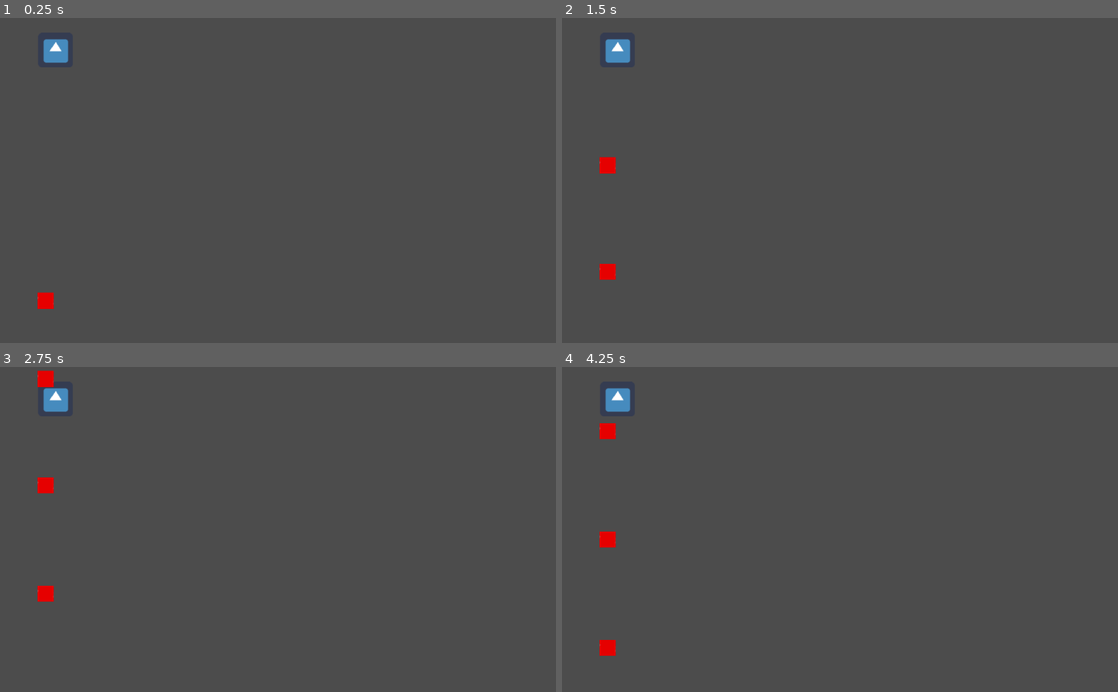
Above: before the commit, frames 1-4 (two rows, left to right).
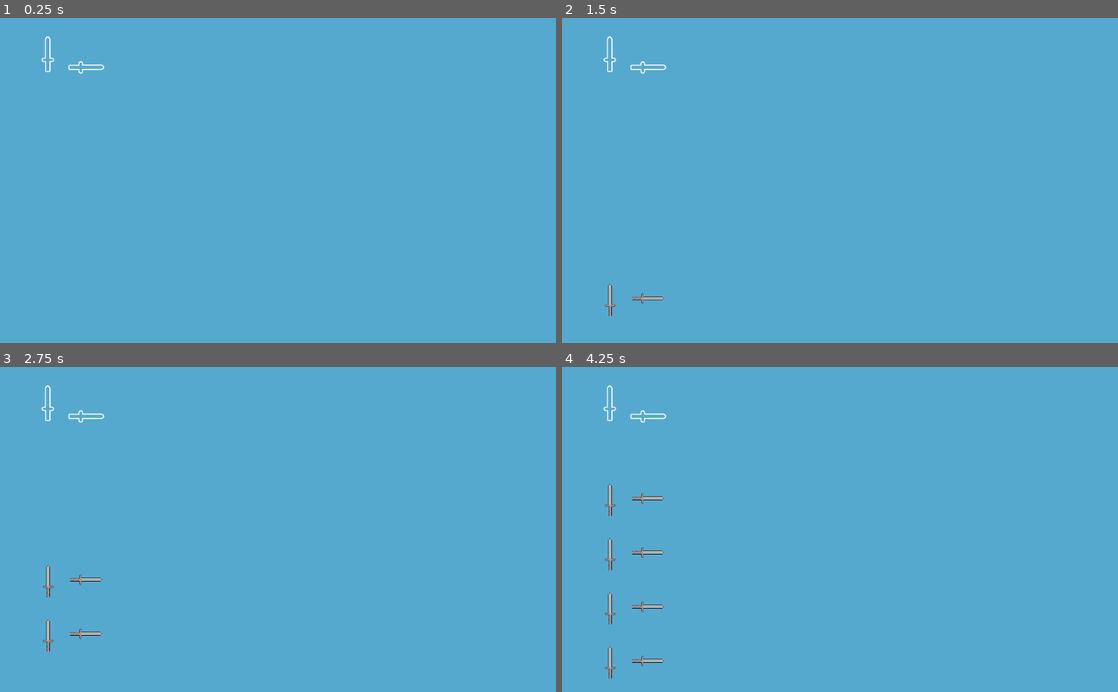
Above: after the commit, the same moments.

Repository: alexaverill/GameOff2018
Game: Godot game, scene res://TestScene.tscn
Two runs of this game, one before a commit and one after it. Both use one fixed random seed, a clock stepped at 60 frames per second and the inputs below. The engine's default icon, where the game draws it, is replaced by a stand-in: a white triangle on a blue panel in a dark square.
Inputs:
- Up to frame 1 (0.25 s): no input
- Up to frame 2 (1.5 s): hold Right (ui_right) 0.53-1.28 s
- Up to frame 3 (2.75 s): hold Right (ui_right) from 2.03 s (still down)
- Up to frame 4 (4.25 s): release Right (ui_right) at 3.53 s

The runs differ from the first frame. In frame 1, 100% of the frame differs, in the area x 0-100%, y 0-100%; in frame 2, 100%; in frame 3, 100%; in frame 4, 100%.
Error before the commit: Parse Error: The identifier "score" isn't declared in the current scope. (res://Scipts/Note.gd:26)

Commit message:
Adding new art, working on DDR aspects

Diff:
--- a/Note.tscn
+++ /dev/null
@@ -1,51 +0,0 @@
-[gd_scene load_steps=5 format=2]
-
-[ext_resource path="res://Scipts/Note.gd" type="Script" id=1]
-[ext_resource path="res://Scipts/KinematicBody2D.gd" type="Script" id=2]
-[ext_resource path="res://ArtAssets/TempAssets/RedSprite.png" type="Texture" id=3]
-
-[sub_resource type="RectangleShape2D" id=1]
-
-custom_solver_bias = 0.0
-extents = Vector2( 30.6093, 31.8404 )
-
-[node name="Note" type="Node2D"]
-
-position = Vector2( 83.5689, 571.595 )
-scale = Vector2( 0.484806, 0.46875 )
-script = ExtResource( 1 )
-_sections_unfolded = [ "Collision", "collision" ]
-
-[node name="KinematicBody2D" type="KinematicBody2D" parent="." index="0"]
-
-input_pickable = false
-collision_layer = 6
-collision_mask = 6
-collision/safe_margin = 0.08
-script = ExtResource( 2 )
-_sections_unfolded = [ "Collision" ]
-speed = 200
-
-[node name="Sprite" type="Sprite" parent="KinematicBody2D" index="0"]
-
-position = Vector2( 1.3732, 0.847321 )
-scale = Vector2( 1.53134, 1.55764 )
-texture = ExtResource( 3 )
-
-[node name="Area2D" type="Area2D" parent="KinematicBody2D" index="1"]
-
-input_pickable = true
-gravity_vec = Vector2( 0, 1 )
-gravity = 98.0
-linear_damp = 0.1
-angular_damp = 1.0
-collision_layer = 6
-collision_mask = 6
-audio_bus_override = false
-audio_bus_name = "Master"
-_sections_unfolded = [ "Audio Bus", "Collision" ]
-
-[node name="CollisionShape2D" type="CollisionShape2D" parent="KinematicBody2D/Area2D" index="0"]
-
-position = Vector2( 1.32822, 0.915771 )
-shape = SubResource( 1 )
--- a/Scipts/Note.gd
+++ b/Scipts/Note.gd
@@ -2,9 +2,17 @@
 
 var isInArea = false
 var recieverId = 1 setget setId
+var localRotation = 0 setget setRotation
+
 signal noteIn(id,score)
 func setId(newId):
 	recieverId = newId
+
+func setRotation(angle):
+	localRotation = (angle * PI )/180
+	rotate(localRotation)
+
+
 func _ready():
 	get_node("KinematicBody2D/Area2D").connect("area_entered",self,"handleCollisionEnter")
 	get_node("KinematicBody2D/Area2D").connect("area_exited",self,"handleCollisionExit")
@@ -23,4 +31,4 @@
 
 func _process(delta):
 	if Input.is_action_pressed("ui_right") and isInArea:
-		emit_signal("noteIn",recieverId,score)
+		emit_signal("noteIn",recieverId,1)
--- a/Scipts/TestScene.gd
+++ b/Scipts/TestScene.gd
@@ -3,20 +3,34 @@
 # class member variables go here, for example:
 # var a = 2
 # var b = "textvar"
-var note = preload("res://Note.tscn")
+var note = preload("res://SwordNote.tscn")
+var verticalSwordRecieverX
+var horizontalSwordRecieverX
 var noteNode
 func _ready():
-	# Called when the node is added to the scene for the first time.
-	# Initialization here
-	instantiateNote();
-	pass
-func instantiateNote():
+	horizontalSwordRecieverX = get_node("HorizontalSword").position.x
+	print(horizontalSwordRecieverX)
+	verticalSwordRecieverX = get_node("VerticalSword").position.x
+
+func instantiateVerticalSword():
 	noteNode = note.instance()
+	noteNode.position.x = verticalSwordRecieverX + 2.8
 	add_child(noteNode)
 	noteNode.connect("noteIn",self,"handleNoteSignal")
 	pass
+func instantiateHorizontalSword():
+	noteNode = note.instance()
+	noteNode.setRotation(90)
+	noteNode.position.x = horizontalSwordRecieverX
+	add_child(noteNode)
+	noteNode.connect("noteIn",self,"handleNoteSignal")
+	pass
+
+func instantiateNote():
+	instantiateVerticalSword()
+	instantiateHorizontalSword()
+	pass
 func handleNoteSignal(id,score):
-	print("SIGNAL RECIEVED")
 	print(id)
 func _on_Timer_timeout():
 	instantiateNote()
--- /dev/null
+++ b/SwordNote.tscn
@@ -0,0 +1,118 @@
+[gd_scene load_steps=7 format=2]
+
+[ext_resource path="res://Scipts/Note.gd" type="Script" id=1]
+[ext_resource path="res://Scipts/KinematicBody2D.gd" type="Script" id=2]
+[ext_resource path="res://ArtAssets/TempAssets/swordIcon.png" type="Texture" id=3]
+[ext_resource path="res://ArtAssets/TempAssets/trailParticle.png" type="Texture" id=4]
+
+[sub_resource type="RectangleShape2D" id=1]
+
+custom_solver_bias = 0.0
+extents = Vector2( 14.3654, 50.2656 )
+
+[sub_resource type="ParticlesMaterial" id=2]
+
+render_priority = 0
+trail_divisor = 1
+emission_shape = 0
+flag_align_y = false
+flag_rotate_y = false
+flag_disable_z = true
+spread = 45.0
+flatness = 0.0
+gravity = Vector3( 0, 98, 0 )
+initial_velocity = 1.0
+initial_velocity_random = 0.0
+angular_velocity = 0.0
+angular_velocity_random = 0.0
+orbit_velocity = 0.0
+orbit_velocity_random = 0.0
+linear_accel = 0.0
+linear_accel_random = 0.0
+radial_accel = 0.0
+radial_accel_random = 0.0
+tangential_accel = 0.0
+tangential_accel_random = 0.0
+damping = 0.0
+damping_random = 0.0
+angle = 0.0
+angle_random = 0.0
+scale = 3.0
+scale_random = 0.0
+color = Color( 1, 1, 1, 1 )
+hue_variation = 0.0
+hue_variation_random = 0.0
+anim_speed = 0.0
+anim_speed_random = 0.0
+anim_offset = 0.0
+anim_offset_random = 0.0
+anim_loop = false
+_sections_unfolded = [ "Emission Shape", "Scale" ]
+
+[node name="SwordNote" type="Node2D"]
+
+position = Vector2( 83.5689, 571.595 )
+scale = Vector2( 0.6, 0.6 )
+script = ExtResource( 1 )
+_sections_unfolded = [ "Collision", "Transform", "collision" ]
+
+[node name="KinematicBody2D" type="KinematicBody2D" parent="." index="0"]
+
+input_pickable = false
+collision_layer = 6
+collision_mask = 6
+collision/safe_margin = 0.08
+script = ExtResource( 2 )
+_sections_unfolded = [ "Collision" ]
+speed = 200
+
+[node name="Sprite" type="Sprite" parent="KinematicBody2D" index="0"]
+
+position = Vector2( 1.3732, 0.847351 )
+z_index = 1
+texture = ExtResource( 3 )
+_sections_unfolded = [ "Transform", "Z Index" ]
+
+[node name="Area2D" type="Area2D" parent="KinematicBody2D" index="1"]
+
+position = Vector2( 2.17427, 0.562012 )
+input_pickable = true
+gravity_vec = Vector2( 0, 1 )
+gravity = 98.0
+linear_damp = 0.1
+angular_damp = 1.0
+collision_layer = 6
+collision_mask = 6
+audio_bus_override = false
+audio_bus_name = "Master"
+_sections_unfolded = [ "Audio Bus", "Collision", "Transform" ]
+
+[node name="CollisionShape2D" type="CollisionShape2D" parent="KinematicBody2D/Area2D" index="0"]
+
+position = Vector2( -8.09473, 0.85675 )
+shape = SubResource( 1 )
+
+[node name="Particles2D" type="Particles2D" parent="KinematicBody2D" index="2"]
+
+visible = false
+position = Vector2( 0.575333, 56.0637 )
+scale = Vector2( 0.942693, 1.64862 )
+emitting = true
+amount = 20
+lifetime = 1.0
+one_shot = false
+preprocess = 0.0
+speed_scale = 1.0
+explosiveness = 0.0
+randomness = 1.0
+fixed_fps = 0
+fract_delta = true
+visibility_rect = Rect2( -100, -100, 200, 200 )
+local_coords = true
+draw_order = 0
+process_material = SubResource( 2 )
+texture = ExtResource( 4 )
+normal_map = null
+h_frames = 1
+v_frames = 1
+_sections_unfolded = [ "Drawing", "Material", "Process Material", "Textures", "Time", "Z Index" ]
--- a/TestScene.tscn
+++ b/TestScene.tscn
@@ -3,7 +3,7 @@
 [ext_resource path="res://Scipts/TestScene.gd" type="Script" id=1]
 [ext_resource path="res://Scipts/Wall.gd" type="Script" id=2]
 [ext_resource path="res://Scipts/NoteReciever.gd" type="Script" id=3]
-[ext_resource path="res://ArtAssets/icon.png" type="Texture" id=4]
+[ext_resource path="res://ArtAssets/TempAssets/SwordOutlines.png" type="Texture" id=4]
 
 [sub_resource type="RectangleShape2D" id=1]
 
@@ -13,7 +13,7 @@
 [sub_resource type="RectangleShape2D" id=2]
 
 custom_solver_bias = 0.0
-extents = Vector2( 35.1924, 33.4326 )
+extents = Vector2( 19.1109, 57.4026 )
 
 [node name="Root" type="Node" index="0"]
 
@@ -50,11 +50,12 @@
 one_shot = false
 autostart = true
 
-[node name="NoteReciever" type="Area2D" parent="." index="2" groups=[
+[node name="VerticalSword" type="Area2D" parent="." index="2" groups=[
 "reciever",
 ]]
 
-position = Vector2( 102.335, 59.4409 )
+position = Vector2( 88.2877, 67.9771 )
+scale = Vector2( 0.371359, 1.07969 )
 input_pickable = true
 gravity_vec = Vector2( 0, 1 )
 gravity = 98.0
@@ -67,12 +68,46 @@
 script = ExtResource( 3 )
 _sections_unfolded = [ "Collision", "Transform" ]
 
-[node name="Sprite" type="Sprite" parent="NoteReciever" index="0"]
+[node name="Sprite" type="Sprite" parent="VerticalSword" index="0"]
 
+position = Vector2( 7.61169, 0.276604 )
+scale = Vector2( 1.63249, 0.581283 )
 texture = ExtResource( 4 )
 
-[node name="CollisionShape2D" type="CollisionShape2D" parent="NoteReciever" index="1"]
+[node name="CollisionShape2D" type="CollisionShape2D" parent="VerticalSword" index="1"]
 
+position = Vector2( -0.3396, 0.439877 )
+scale = Vector2( 1.61569, 0.555715 )
+shape = SubResource( 2 )
+
+[node name="HorizontalSword" type="Area2D" parent="." index="3" groups=[
+"reciever",
+]]
+
+position = Vector2( 159.081, 94.0151 )
+rotation = 1.5708
+scale = Vector2( 0.6, 0.6 )
+input_pickable = true
+gravity_vec = Vector2( 0, 1 )
+gravity = 98.0
+linear_damp = 0.1
+angular_damp = 1.0
+collision_layer = 4
+collision_mask = 4
+audio_bus_override = false
+audio_bus_name = "Master"
+script = ExtResource( 3 )
+_sections_unfolded = [ "Collision", "Transform" ]
+
+[node name="Sprite" type="Sprite" parent="HorizontalSword" index="0"]
+
+position = Vector2( 0.520004, 2.30043 )
+scale = Vector2( 1.0104, 1.04601 )
+texture = ExtResource( 4 )
+
+[node name="CollisionShape2D" type="CollisionShape2D" parent="HorizontalSword" index="1"]
+
+position = Vector2( -4.40128, 3.08089 )
 shape = SubResource( 2 )
 
 [connection signal="timeout" from="Timer" to="." method="_on_Timer_timeout"]
--- a/project.godot
+++ b/project.godot
@@ -23,4 +23,5 @@
 
 [rendering]
 
+environment/default_clear_color=Color( 0.337967, 0.6652, 0.808594, 1 )
 environment/default_environment="res://default_env.tres"
Binary file added: ArtAssets/TempAssets/SwordOutlines.png
Not shown, added: ArtAssets/TempAssets/SwordOutlines.png.import
Binary file added: ArtAssets/TempAssets/swordIcon.png
Not shown, added: ArtAssets/TempAssets/swordIcon.png.import
Binary file added: ArtAssets/TempAssets/trailParticle.png
Not shown, added: ArtAssets/TempAssets/trailParticle.png.import
Not shown, added: .gitignore
Not shown, added: ArtAssets/TempAssets/SwordOutlines.xcf
Not shown, added: ArtAssets/TempAssets/swordIcon.xcf
Not shown, added: ArtAssets/TempAssets/trailParticle.xcf
Not shown, changed: README.md
